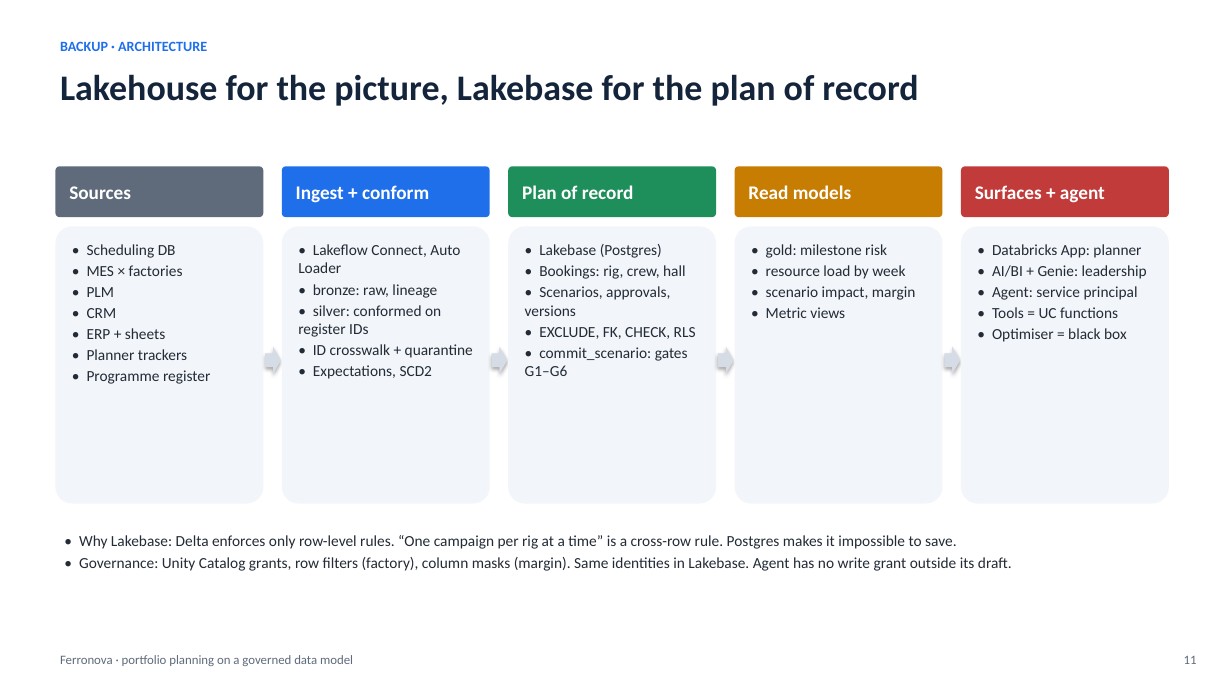
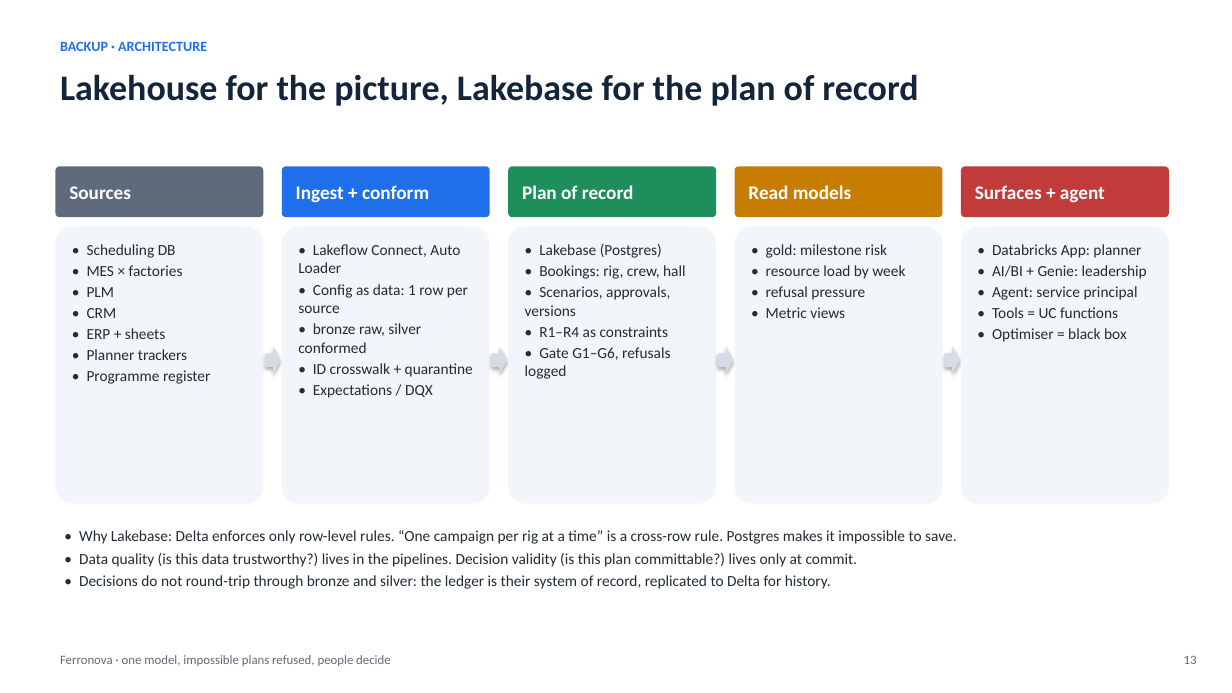
Before and after one commit to rpad300/ULTRA_IA_ASSISTANT, a slide deck: slide 13 of docs/ferronova-takehome/ferronova-pitch.pptx (slide 11 before the commit). Drawn at 1232x693 pixels with LibreOffice and Linux fonts; fonts in the diff are those of the drawing. Boxes give left, top, right and bottom in pixels: in the first picture for what was removed or moved away, otherwise in the second. Text is boxed around its words. In the diff, an @@ line names an element or a change of style, - is before the commit and + after.

```diff
--- a/docs/ferronova-takehome/ferronova-pitch.pptx
+++ b/docs/ferronova-takehome/ferronova-pitch.pptx
@@ text at (298, 284, 468, 353): text changed @@
-• bronze: raw, lineage
-• silver: conformed on register IDs
+• Config as data: 1 row per source
+• bronze raw, silver conformed
@@ text at (766, 286, 865, 300): text changed @@
-• scenario impact, margin
+• refusal pressure
@@ text at (525, 326, 670, 379): text changed @@
-• EXCLUDE, FK, CHECK, RLS
-• commit_scenario: gates G1–G6
+• R1–R4 as constraints
+• Gate G1–G6, refusals logged
@@ text at (313, 384, 433, 398): text changed @@
-• Expectations, SCD2
+• Expectations / DQX
@@ text at (79, 553, 858, 589): text changed @@
-• Governance: Unity Catalog grants, row filters (factory), column masks (margin). Same identities in Lakebase. Agent has no write grant outside its draft.
+• Data quality (is this data trustworthy?) lives in the pipelines. Decision validity (is this plan committable?) lives only at commit.
+• Decisions do not round-trip through bronze and silver: the ledger is their system of record, replicated to Delta for history.
@@ text at (60, 655, 391, 666): text changed @@
-Ferronova · portfolio planning on a governed data model
+Ferronova · one model, impossible plans refused, people decide
@@ text at (1184, 655, 1197, 664): text changed @@
-11
+13
```
Also in this commit, not shown: 11 other slides changed, 4 slides added, 2 slides removed, 14 other files.
